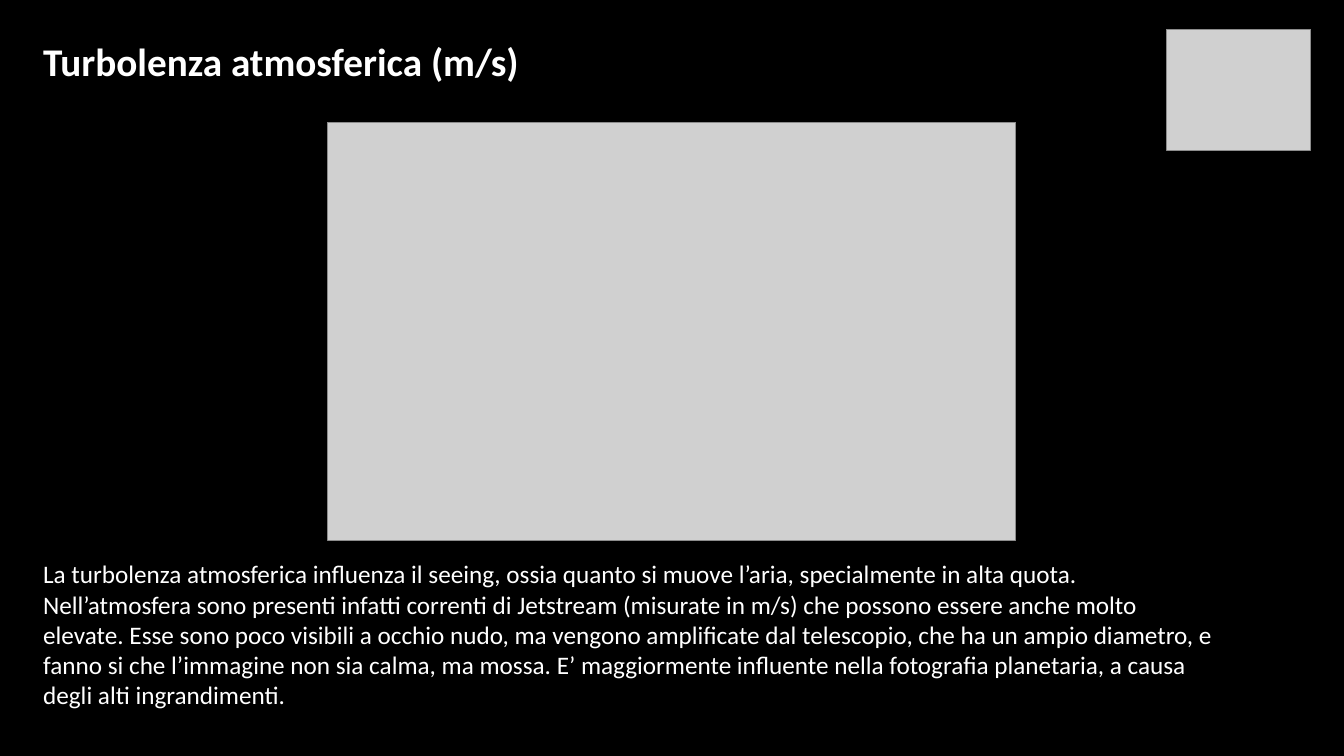
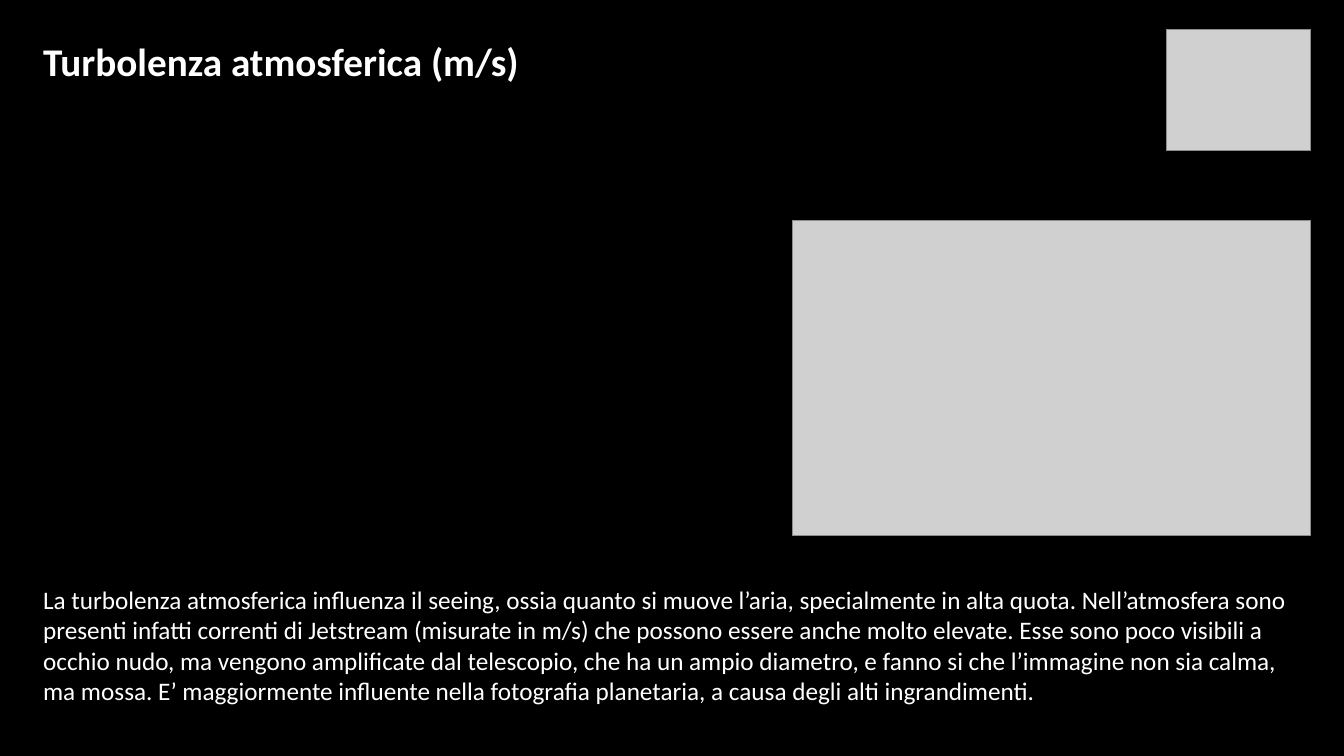
Before and after one commit to Ignazio-Emanuele-Picciche/AstrofotografiaModellistica, a slide deck: slide 10 of AstrofotografiaProgetto.pptx. Drawn at 1344x756 pixels with LibreOffice and Linux fonts; fonts in the diff are those of the drawing; grey boxes stand for pictures; background and template pictures are left out. Boxes give left, top, right and bottom in pixels: in the first picture for what was removed or moved away, otherwise in the second. Text is boxed around its words. In the diff, an @@ line names an element or a change of style, - is before the commit and + after.

```diff
--- a/AstrofotografiaProgetto.pptx
+++ b/AstrofotografiaProgetto.pptx
@@ picture: place and size @@
-picture at (328,122,1016,540)
+picture at (792,221,1311,536)
@@ text "La turbolenza atmosferica influenza il ..." rewrapped from (43,565,1212,709) to (43,591,1285,705) @@
```
Also in this commit, not shown: 4 other slides changed, 5 slides added.
